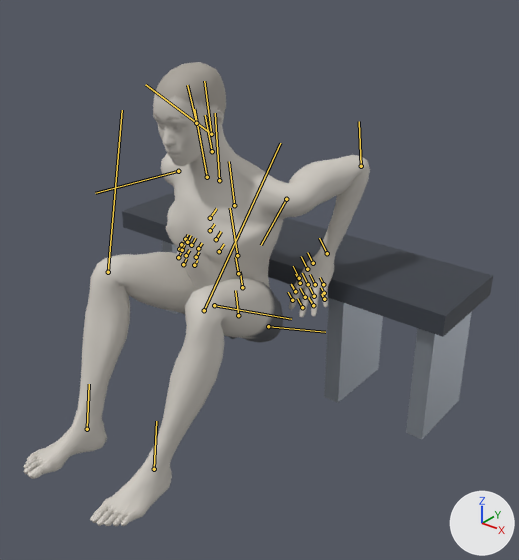
An edit to the glTF model exports/bench-dip.glb, drawn before and after from the same camera.
One viewpoint serves both versions: a 50 mm lens placed at (1.315, -1.638, 1.38), pointed at (0.158, -0.191, 0.483). Lighting does not change. The marker at lower right points along +X, +Y and +Z. The picture after the commit comes second. Both versions are drawn at frame 77 of the action 'bench-dip'; the numbers are the values there. The bones that change, and the others that lie on the model, are drawn over the model as lines.
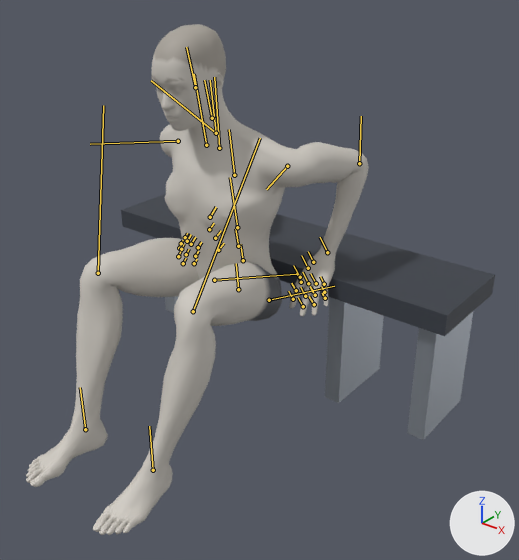
ob_props is not drawn itself; it is the parent of ob_bench.

Location of each change, [x1, y1, x2, y2] in pixels of the pictures (519 x 560 px):
'Mesh_0', posed (10% taller): before [23, 62, 370, 526]; after [26, 24, 369, 535]
'Mesh_1', posed: before [319, 241, 493, 337]; after [320, 240, 495, 336]
'Mesh_4', posed: before [122, 193, 368, 289]; after [121, 194, 369, 291]
'Mesh_3', posed: before [406, 311, 472, 439]; after [407, 312, 473, 440]
'Mesh_2', posed: before [324, 298, 383, 403]; after [325, 297, 384, 403]
bone 'pelvis', root to tip: before (238, 315) to (235, 290); after (238, 289) to (236, 263)
bone 'upperarm_l', root to tip: before (286, 199) to (261, 245); after (287, 166) to (266, 189)
bone 'lowerarm_l', root to tip: before (361, 166) to (359, 121); after (359, 163) to (361, 116)
bone 'hand_l', root to tip: before (327, 253) to (319, 238); after (327, 252) to (320, 237)
bone 'upperarm_r', root to tip: before (178, 171) to (95, 193); after (178, 141) to (90, 144)
bone 'lowerarm_r', root to tip: before (211, 134) to (145, 84); after (216, 133) to (151, 80)
bone 'hand_r', root to tip: before (210, 218) to (216, 208); after (210, 217) to (216, 207)
bone 'thigh_l', root to tip: before (268, 326) to (325, 332); after (269, 300) to (334, 286)
bone 'calf_l', root to tip: before (204, 310) to (280, 143); after (193, 311) to (260, 138)
bone 'foot_l', root to tip: before (154, 469) to (156, 421); after (153, 470) to (149, 426)
bone 'thigh_r', root to tip: before (214, 305) to (291, 319); after (214, 280) to (297, 274)
bone 'calf_r', root to tip: before (108, 272) to (122, 110); after (98, 273) to (103, 105)
bone 'foot_r', root to tip: before (87, 429) to (89, 384); after (85, 429) to (80, 387)

The edits, one by one:
Bone 'pelvis' (bone_pelvis) moves from (0.097, -0.702, 0.0) to (0.095, -0.61, 0.0).
Bone 'upperarm_l' (bone_upperarm_l) turns from (-5, 9, -89) to (-7, -6, -76) degrees about its own x, y and z.
Bone 'lowerarm_l' (bone_lowerarm_l) turns from (-17, -57, 60) to (3, -44, 35) degrees about its own x, y and z.
Bone 'hand_l' (bone_hand_l) turns from (72, -4, -5) to (72, -7, -7) degrees about its own x, y and z.
Bone 'upperarm_r' (bone_upperarm_r) turns from (5, -9, -89) to (7, 6, -76) degrees about its own x, y and z.
Bone 'lowerarm_r' (bone_lowerarm_r) turns from (17, 57, 60) to (-3, 44, 35) degrees about its own x, y and z.
Bone 'hand_r' (bone_hand_r) turns from (-72, 4, -5) to (-72, 7, -7) degrees about its own x, y and z.
Bone 'thigh_l' (bone_thigh_l) turns from (5, 2, 125) to (4, 5, 114) degrees about its own x, y and z.
Bone 'calf_l' (bone_calf_l) turns from (-10, 5, -96) to (-7, 5, -88) degrees about its own x, y and z.
Bone 'foot_l' (bone_foot_l) turns from (15, -2, -14) to (14, -1, -18) degrees about its own x, y and z.
Bone 'thigh_r' (bone_thigh_r) turns from (-5, -2, 125) to (-4, -5, 114) degrees about its own x, y and z.
Bone 'calf_r' (bone_calf_r) turns from (10, -5, -96) to (7, -5, -88) degrees about its own x, y and z.
Bone 'foot_r' (bone_foot_r) turns from (-15, 2, -14) to (-14, 1, -18) degrees about its own x, y and z.
